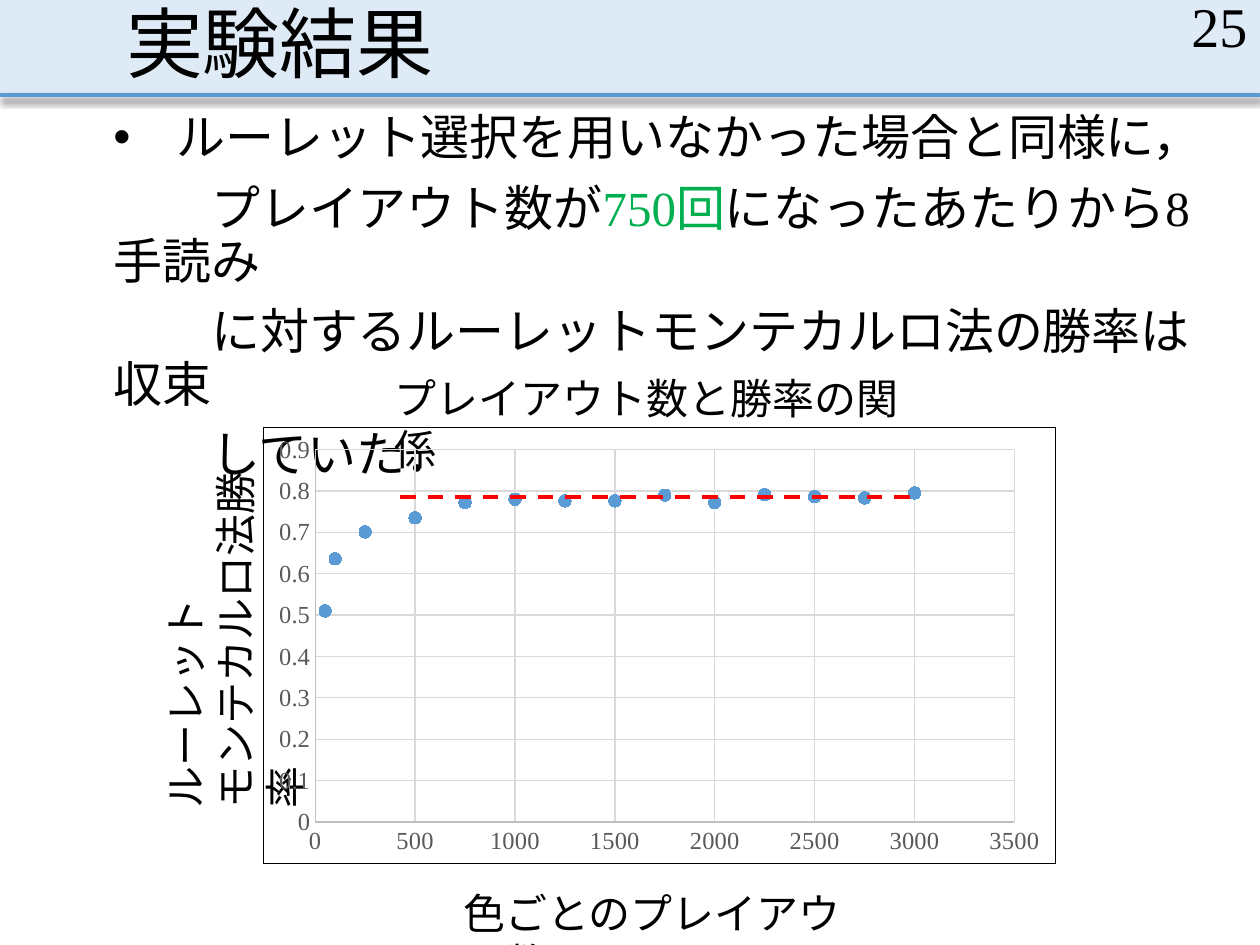
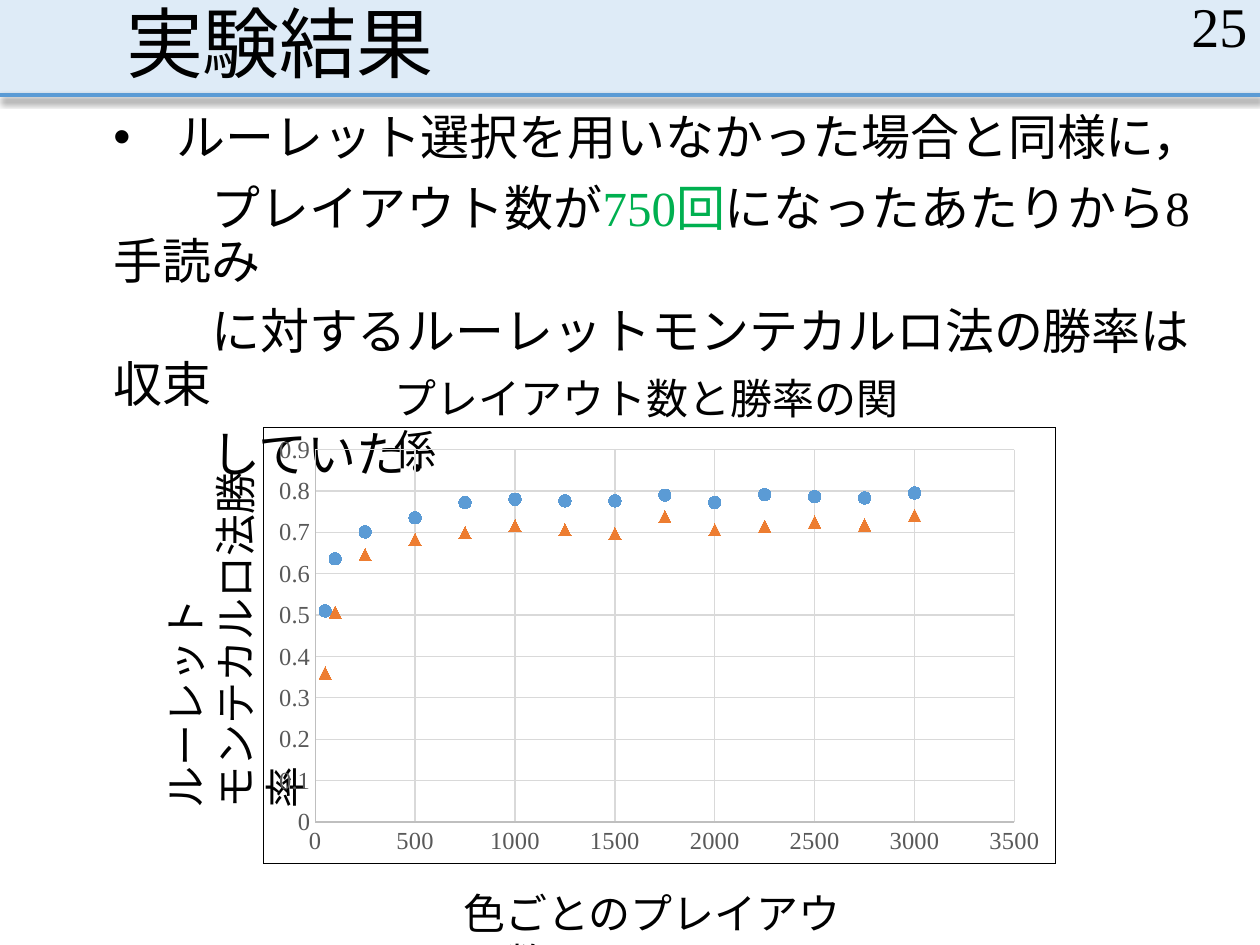
Before and after one commit to MasayaOda/SR, a slide deck: slide 25 of 190702oda.pptx. Drawn at 1260x945 pixels with LibreOffice and Linux fonts; fonts in the diff are those of the drawing. Boxes give left, top, right and bottom in pixels: in the first picture for what was removed or moved away, otherwise in the second. Text is boxed around its words. In the diff, an @@ line names an element or a change of style, - is before the commit and + after.

```diff
--- a/190702oda.pptx
+++ b/190702oda.pptx
@@ scatter chart at (x1=263, y1=427, x2=1056, y2=863) @@
+Series 2: (50, 0.36), (100, 0.51), (250, 0.65), (500, 0.68), (750, 0.7), (1000, 0.72), (1250, 0.71), (1500, 0.7), (1750, 0.74), (2000, 0.71), (2250, 0.71), (2500, 0.72), (2750, 0.72), (3000, 0.74)
@@ line removed from (401, 498) to (919, 498) @@
```
Also in this commit, not shown: 4 other slides changed, 2 other files.
